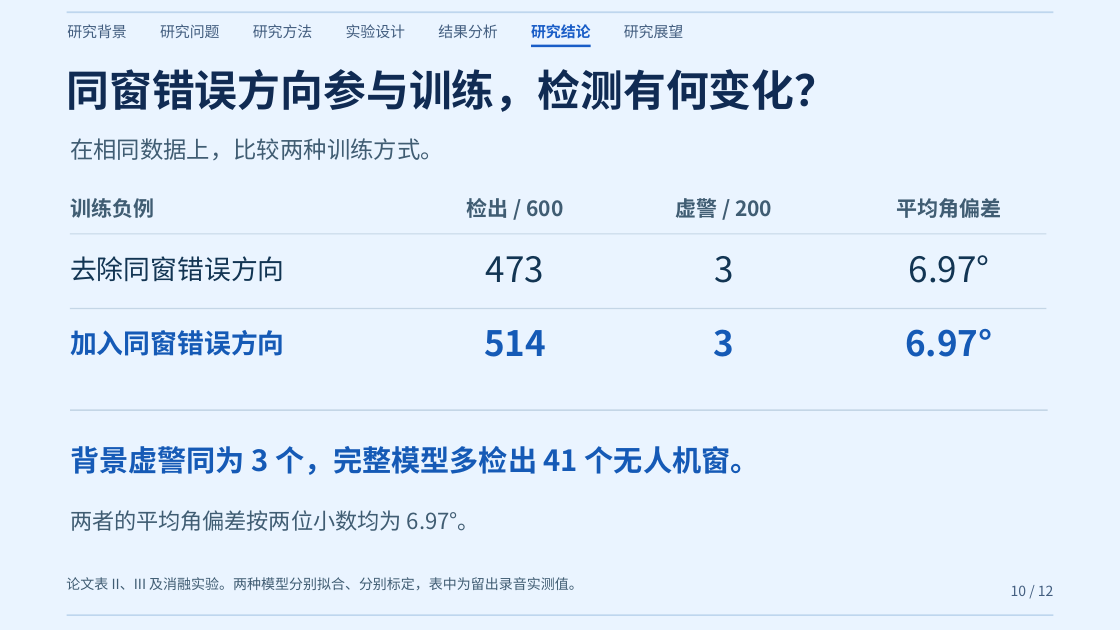
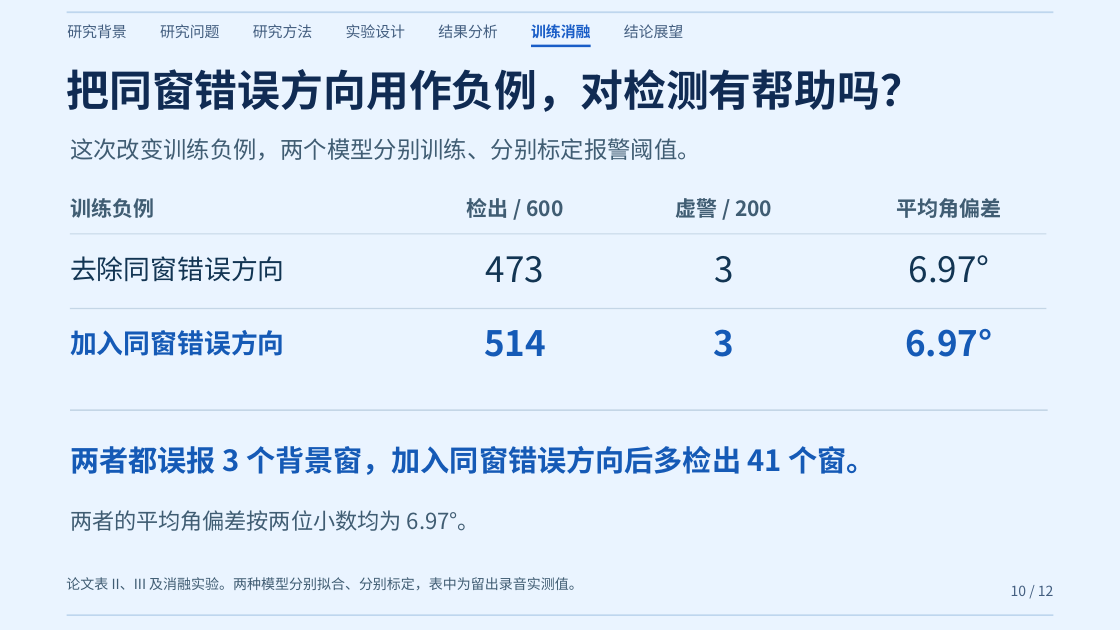
Before and after one commit to coffeeeeffoc/uav-acoustic-detection-localization, a slide deck: slide 10 of paper/公开演讲/研究汇报版/01 研究汇报精简版.pptx. Drawn at 1120x630 pixels with LibreOffice and Linux fonts; fonts in the diff are those of the drawing. Boxes give left, top, right and bottom in pixels: in the first picture for what was removed or moved away, otherwise in the second. Text is boxed around its words. In the diff, an @@ line names an element or a change of style, - is before the commit and + after.

Commit message:
以实测选峰案例和逐窗配对讲清研究贡献

```diff
--- a/paper/公开演讲/研究汇报版/01 研究汇报精简版.pptx
+++ b/paper/公开演讲/研究汇报版/01 研究汇报精简版.pptx
@@ text at bbox=[531, 24, 590, 38]: text changed @@
-研究结论
+训练消融
@@ text at bbox=[624, 24, 683, 38]: text changed @@
-研究展望
+结论展望
@@ text at bbox=[67, 69, 924, 112]: text changed @@
-同窗错误方向参与训练，检测有何变化？
+把同窗错误方向用作负例，对检测有帮助吗？
@@ text at bbox=[70, 138, 701, 160]: text changed @@
-在相同数据上，比较两种训练方式。
+这次改变训练负例，两个模型分别训练、分别标定报警阈值。
@@ text at bbox=[70, 446, 876, 475]: text changed @@
-背景虚警同为 3 个，完整模型多检出 41 个无人机窗。
+两者都误报 3 个背景窗，加入同窗错误方向后多检出 41 个窗。
```
Also in this commit, not shown: 10 other slides changed, 3 other files.
